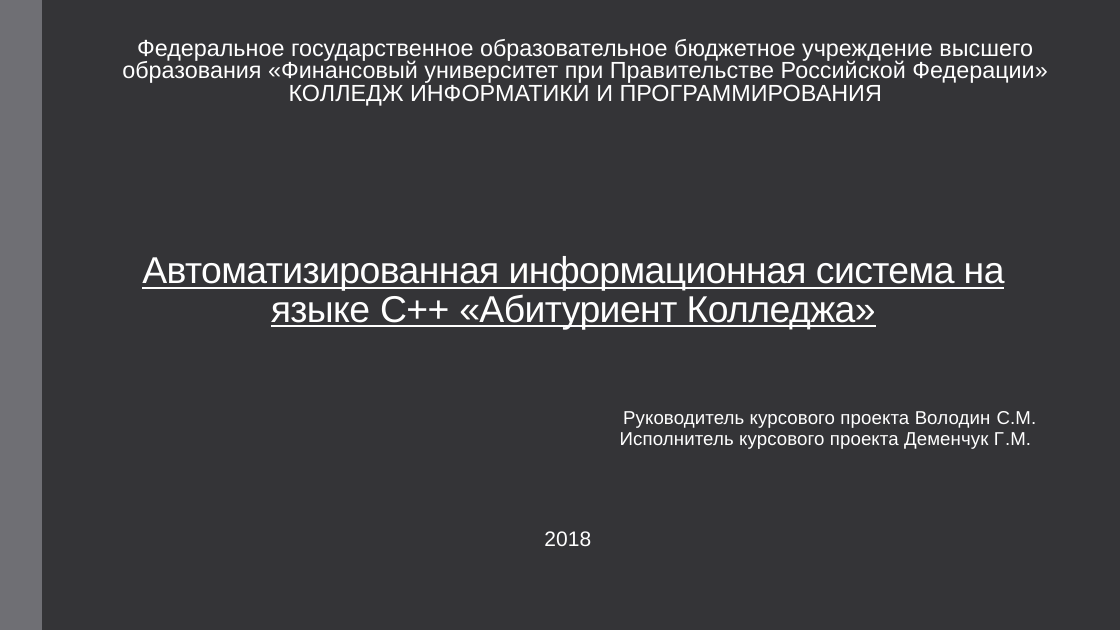
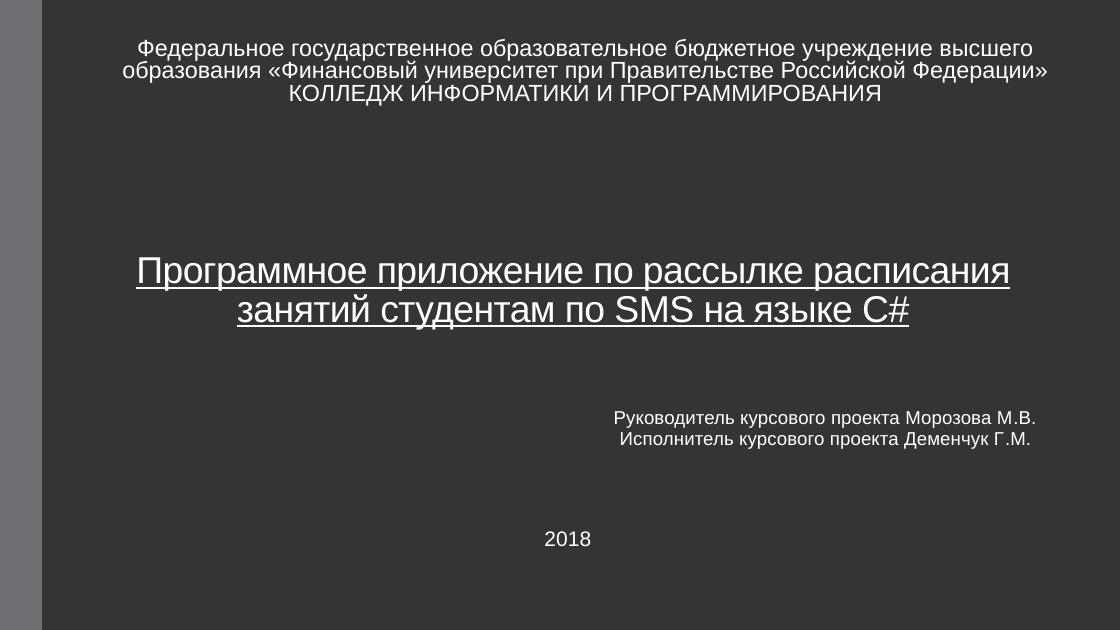
Before and after one commit to GeorgiyDemo/SMSSender, a slide deck: slide 1 of Презентация.pptx. Drawn at 1120x630 pixels with LibreOffice and Linux fonts; fonts in the diff are those of the drawing. Boxes give left, top, right and bottom in pixels: in the first picture for what was removed or moved away, otherwise in the second. Text is boxed around its words. In the diff, an @@ line names an element or a change of style, - is before the commit and + after.

```diff
--- a/Презентация.pptx
+++ b/Презентация.pptx
@@ title at [136, 257, 1010, 329]: text changed @@
-Автоматизированная информационная система на языке C++ «Абитуриент Колледжа»
+Программное приложение по рассылке расписания занятий студентам по SMS на языке С#
@@ subtitle at [614, 411, 1037, 449]: text changed @@
-Руководитель курсового проекта Володин C.М.
-Исполнитель курсового проекта Деменчук Г.М.
+Руководитель курсового проекта Морозова М.В.
+Исполнитель курсового проекта Деменчук Г.М.
```
Also in this commit, not shown: 2 other slides changed, 1 slide added, 53 other files.
